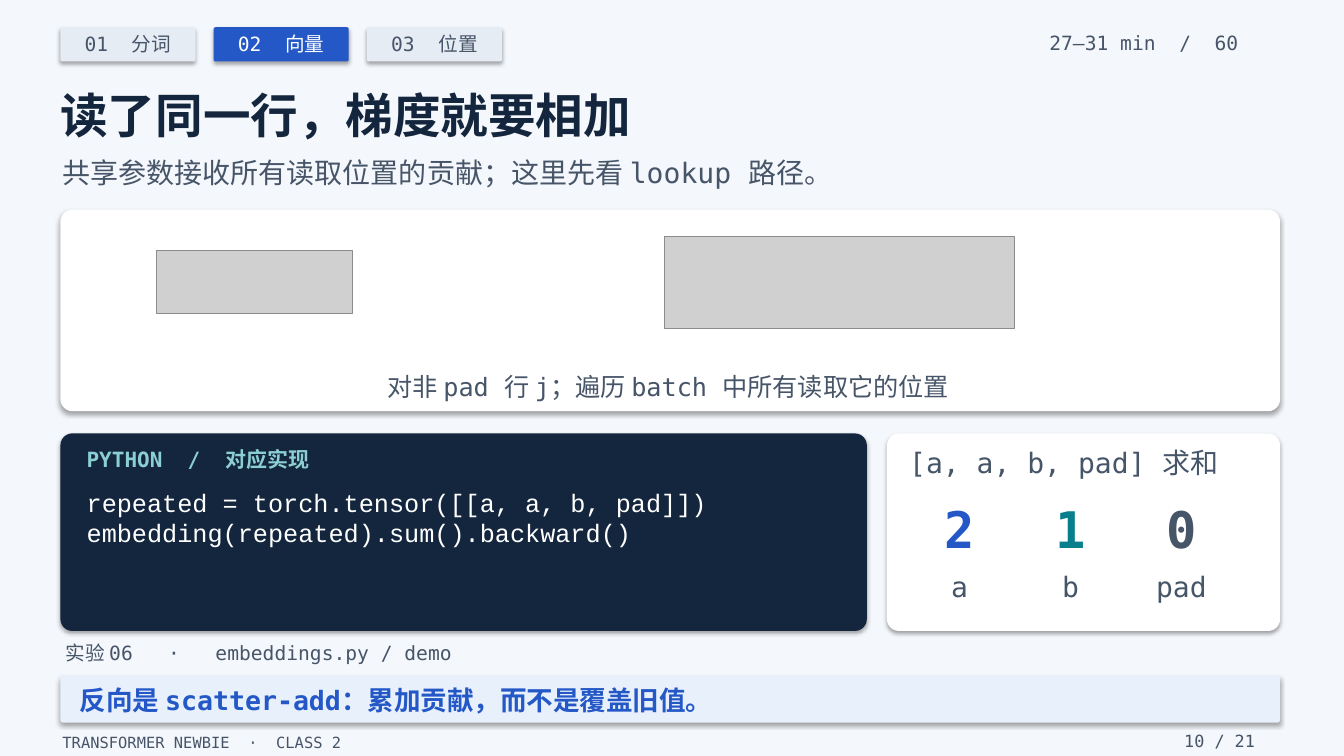
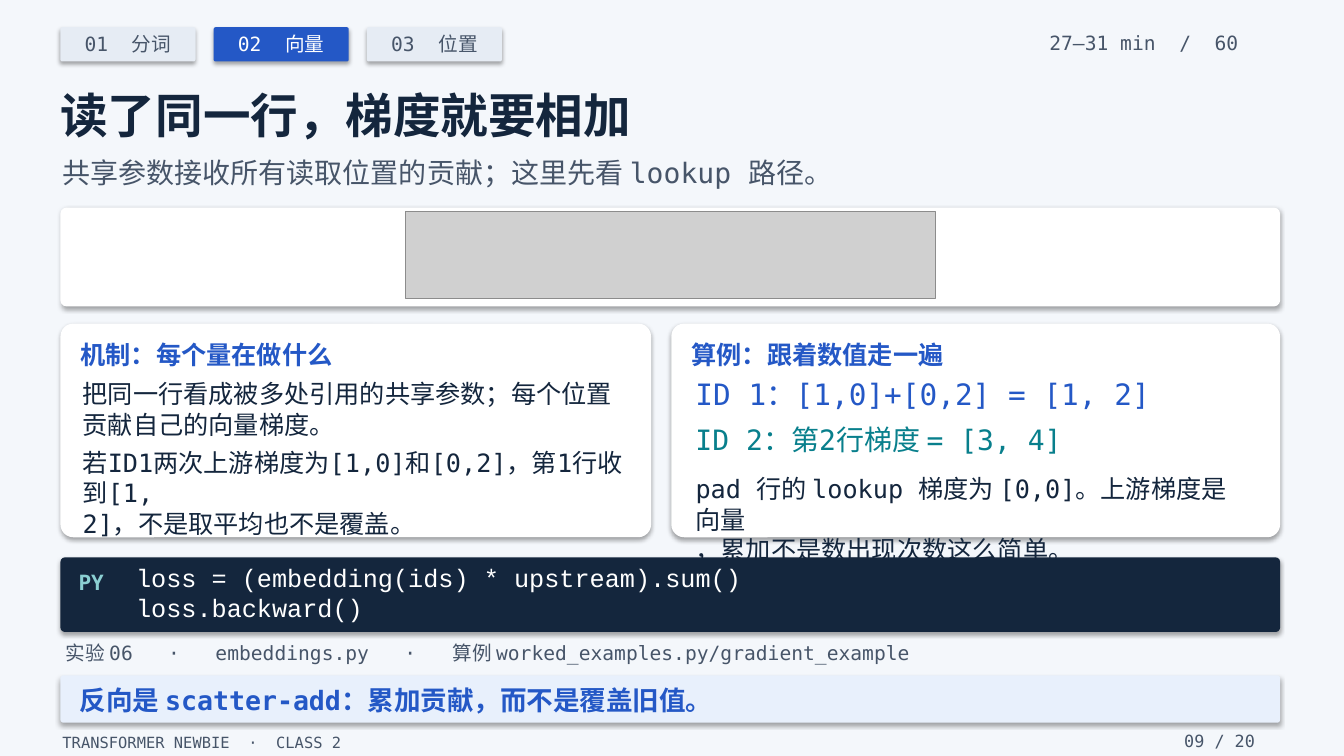
Before and after one commit to yangzy723/Transformer-Newbie, a slide deck: slide 9 of class2/class2_tokens_embeddings_positions.pptx (slide 10 before the commit). Drawn at 1344x756 pixels with LibreOffice and Linux fonts; fonts in the diff are those of the drawing; grey boxes stand for pictures. Boxes give left, top, right and bottom in pixels: in the first picture for what was removed or moved away, otherwise in the second. Text is boxed around its words. In the diff, an @@ line names an element or a change of style, - is before the commit and + after.

Commit message:
Expand class 2 with complete BPE and numerical worked examples

```diff
--- a/class2/class2_tokens_embeddings_positions.pptx
+++ b/class2/class2_tokens_embeddings_positions.pptx
@@ rounded rectangle resized from (x1=60, y1=210, x2=1280, y2=411) to (x1=60, y1=208, x2=1280, y2=307) @@
@@ picture added at (x1=405, y1=212, x2=936, y2=298) @@
@@ picture removed at (x1=664, y1=236, x2=1014, y2=329) @@
@@ picture removed at (x1=156, y1=251, x2=352, y2=314) @@
@@ rounded rectangle added at (x1=60, y1=324, x2=651, y2=537), fill #FFFFFF @@
@@ rounded rectangle resized from (x1=60, y1=434, x2=867, y2=631) to (x1=671, y1=324, x2=1280, y2=537) @@
@@ rounded rectangle at (x1=671, y1=324, x2=1280, y2=537): fill #14263D to #FFFFFF @@
@@ text added at (x1=81, y1=342, x2=333, y2=367), 18 pt, text #2458C6, bold @@
+机制：每个量在做什么
@@ text added at (x1=691, y1=342, x2=943, y2=367), 18 pt, text #2458C6, bold @@
+算例：跟着数值走一遍
@@ text added at (x1=83, y1=381, x2=612, y2=436), 18 pt, text #14263D @@
+把同一行看成被多处引用的共享参数；每个位置
+贡献自己的向量梯度。
@@ text removed at (x1=387, y1=375, x2=949, y2=402) @@
-对非 pad 行 j；遍历 batch 中所有读取它的位置
@@ text added at (x1=695, y1=382, x2=1149, y2=409), 21 pt, text #2458C6 @@
+ID 1：[1,0]+[0,2] = [1, 2]
@@ text removed at (x1=87, y1=449, x2=310, y2=469) @@
-PYTHON / 对应实现
@@ text at (x1=695, y1=428, x2=1062, y2=454): text changed; text colour #475569 to #087F8C @@
-[a, a, b, pad] 求和
+ID 2：第2行梯度 = [3, 4]
@@ rounded rectangle removed at (x1=887, y1=434, x2=1280, y2=631) @@
@@ text at (x1=83, y1=450, x2=623, y2=539): text changed; font Courier New to DejaVu Sans Mono; text colour #FFFFFF to #14263D @@
-embedding(repeated).sum().backward()
+若ID1两次上游梯度为[1,0]和[0,2]，第1行收到[1,
+2]，不是取平均也不是覆盖。
@@ text at (x1=696, y1=476, x2=1227, y2=566): text changed; size 36 to 18 pt; text colour #2458C6 to #14263D; bold off @@
-2
+pad 行的 lookup 梯度为 [0,0]。上游梯度是向量
+，累加不是数出现次数这么简单。
@@ text removed at (x1=87, y1=494, x2=707, y2=518) @@
-repeated = torch.tensor([[a, a, b, pad]])
@@ text removed at (x1=1055, y1=511, x2=1085, y2=548) @@
-1
@@ text removed at (x1=1166, y1=510, x2=1196, y2=549) @@
-0
@@ rounded rectangle added at (x1=60, y1=558, x2=1280, y2=632), fill #14263D @@
@@ text added at (x1=136, y1=568, x2=741, y2=593), 18 pt, text #FFFFFF @@
+loss = (embedding(ids) * upstream).sum()
@@ text added at (x1=79, y1=574, x2=104, y2=590), 15 pt, text #8BCFD2, bold @@
+PY
@@ text added at (x1=136, y1=598, x2=363, y2=623), 18 pt, text #FFFFFF @@
+loss.backward()
@@ text removed at (x1=951, y1=581, x2=968, y2=598) @@
-a
@@ text removed at (x1=1062, y1=575, x2=1079, y2=598) @@
-b
@@ text removed at (x1=1156, y1=575, x2=1207, y2=603) @@
-pad
@@ text at (x1=65, y1=643, x2=909, y2=665): text changed @@
-实验 06 · embeddings.py / demo
+实验 06 · embeddings.py · 算例 worked_examples.py/gradient_example
@@ text at (x1=1184, y1=734, x2=1255, y2=747): text changed @@
-10 / 21
+09 / 20
```
Also in this commit, not shown: 19 other slides changed, 1 slide removed, 49 other files.
